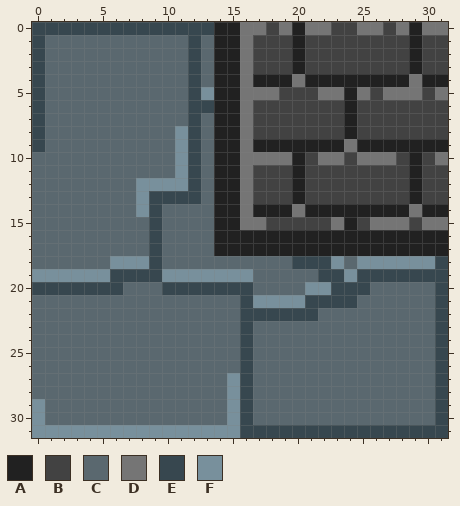
A pixel-art sprite gets an edit: Silentium/Assets/Visuals/Tiles/Street_pavconnect_corner_rt(good).png. The picture above was drawn from the file before the commit.
The file is 32x32 pixels.
Palette (. is transparent): A #212121  B #424242  C #5a686f  D #757575  E #37474f  F #78909c
Pixels before, first column x 0:
 0 EEEEEEEEEEEEEEAADDBDADDBBDDBDADD
 1 ECCCCCCCCCCCECAADBBBABBBBBBBBABB
 2 ECCCCCCCCCCCECAADBBBABBBBBBBBABB
 3 ECCCCCCCCCCCECAADBBBABBBBBBBBABB
 4 ECCCCCCCCCCCECAADAAADAAAAAAAADAA
 5 ECCCCCCCCCCCEFAADDDBBBDDADBDDDBD
 6 ECCCCCCCCCCCEEAADBBBBBBBABBBBBBB
 7 ECCCCCCCCCCCECAADBBBBBBBABBBBBBB
 8 ECCCCCCCCCCFECAADBBBBBBBABBBBBBB
 9 ECCCCCCCCCCFECAADAAAAAAADAAAAAAA
10 CCCCCCCCCCCFECAADDDDABDDBDDDBABD
11 CCCCCCCCCCCFECAADBBBABBBBBBBBABB
12 CCCCCCCCFFFFECAADBBBABBBBBBBBABB
13 CCCCCCCCFEEEECAADBBBABBBBBBBBABB
14 CCCCCCCCFECCCCAADAAADAAAAAAAADAA
15 CCCCCCCCCECCCCAADDBBBBBDABDDDBDD
16 CCCCCCCCCECCCCAAAAAAAAAAAAAAAAAA
17 CCCCCCCCCECCCCAAAAAAAAAAAAAAAAAA
18 CCCCCCFFFECCCCCCCCCCEEEFCFFFFFFE
19 FFFFFFEEEEFFFFFFFCCCCCEEFEEEEEEE
20 EEEEEEECCCEEEEEEECCCCFFEEECCCCCE
21 CCCCCCCCCCCCCCCCEFFFFEEEECCCCCCE
22 CCCCCCCCCCCCCCCCEEEEEECCCCCCCCCE
23 CCCCCCCCCCCCCCCCECCCCCCCCCCCCCCE
24 CCCCCCCCCCCCCCCCECCCCCCCCCCCCCCE
25 CCCCCCCCCCCCCCCCECCCCCCCCCCCCCCE
26 CCCCCCCCCCCCCCCCECCCCCCCCCCCCCCE
27 CCCCCCCCCCCCCCCFECCCCCCCCCCCCCCE
28 CCCCCCCCCCCCCCCFECCCCCCCCCCCCCCE
29 FCCCCCCCCCCCCCCFECCCCCCCCCCCCCCE
30 FCCCCCCCCCCCCCCFECCCCCCCCCCCCCCE
31 FFFFFFFFFFFFFFFFEEEEEEEEEEEEEEEE
The result:
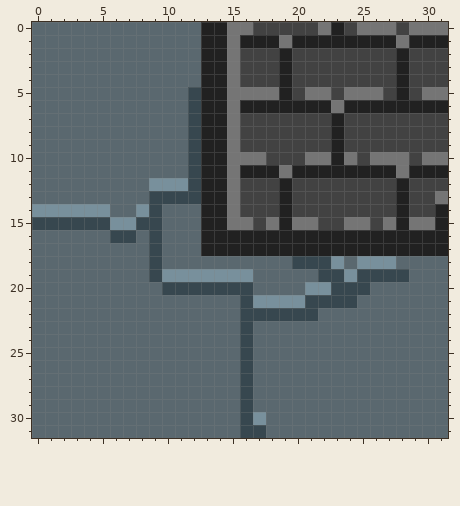
From old to new:
y 0: x 0..13 EEEEEEEEEEEEEE -> CCCCCCCCCCCCCA; x 15 A -> D; x 17 D -> B; x 19..21 DAD -> BBB; x 23 B -> A; x 27..29 BDA -> DBD
y 1: x 0 E -> C; x 12..13 EC -> CA; x 15..19 ADBBB -> DAAAD; x 21..28 BBBBBBBB -> AAAAAAAD; x 30..31 BB -> AA
y 2..3: x 0 E -> C; x 12..13 EC -> CA; x 15..16 AD -> DB; x 19..20 BA -> AB; x 28..29 BA -> AB
y 4: x 0 E -> C; x 12..13 EC -> CA; x 15..18 ADAA -> DBBB; x 20..27 DAAAAAAA -> BBBBBBBB; x 29..31 DAA -> BBB
y 5: x 0 E -> C; x 13 F -> A; x 15 A -> D; x 19 B -> A; x 21 B -> D; x 23..24 DA -> BD; x 26..30 BDDDB -> DBABD
y 6: x 0 E -> C; x 13 E -> A; x 15..23 ADBBBBBBB -> DAAAAAAAD; x 25..31 BBBBBBB -> AAAAAAA
y 7: x 0 E -> C; x 13 C -> A; x 15..16 AD -> DB; x 23..24 BA -> AB
y 8: x 0 E -> C; x 11 F -> C; x 13 C -> A; x 15..16 AD -> DB; x 23..24 BA -> AB
y 9: x 0 E -> C; x 11 F -> C; x 13 C -> A; x 15..22 ADAAAAAA -> DBBBBBBB; x 24..31 DAAAAAAA -> BBBBBBBB
y 10: x 11 F -> C; x 13 C -> A; x 15 A -> D; x 18..21 DDAB -> BBBD; x 23..25 DBD -> ADB; x 28..30 BAB -> DBD
y 11: x 11 F -> C; x 13 C -> A; x 15..19 ADBBB -> DAAAD; x 21..28 BBBBBBBB -> AAAAAAAD; x 30..31 BB -> AA
y 12: x 8 F -> C; x 13 C -> A; x 15..16 AD -> DB; x 19..20 BA -> AB; x 28..29 BA -> AB
y 13: x 8 F -> C; x 13 C -> A; x 15..16 AD -> DB; x 19..20 BA -> AB; x 28..29 BA -> AB; x 31 B -> D
y 14: x 0..5 CCCCCC -> FFFFFF; x 13 C -> A; x 15..18 ADAA -> DBBB; x 20..27 DAAAAAAA -> BBBBBBBB; x 29..30 DA -> BB
y 15: x 0..8 CCCCCCCCC -> EEEEEEFFE; x 13 C -> A; x 15 A -> D; x 17..21 DBBBB -> BDADD; x 23..26 DABD -> BDDB; x 28..29 DB -> AD; x 31 D -> A
y 16: x 6..7 CC -> EE; x 13 C -> A
y 17: x 13 C -> A
y 18: x 6..8 FFF -> CCC; x 28..31 FFFE -> CCCC
y 19: x 0..8 FFFFFFEEE -> CCCCCCCCC; x 29..31 EEE -> CCC
y 20: x 0..6 EEEEEEE -> CCCCCCC; x 31 E -> C
y 21..26: x 31 E -> C
y 27..28: x 15 F -> C; x 31 E -> C
y 29: x 0 F -> C; x 15 F -> C; x 31 E -> C
y 30: x 0 F -> C; x 15 F -> C; x 17 C -> F; x 31 E -> C
y 31: x 0..15 FFFFFFFFFFFFFFFF -> CCCCCCCCCCCCCCCC; x 18..31 EEEEEEEEEEEEEE -> CCCCCCCCCCCCCC
Boxes around the changes in both pictures, in picture pixels (x1, y1, x2, y2):
changed: (32, 22, 448, 438)
